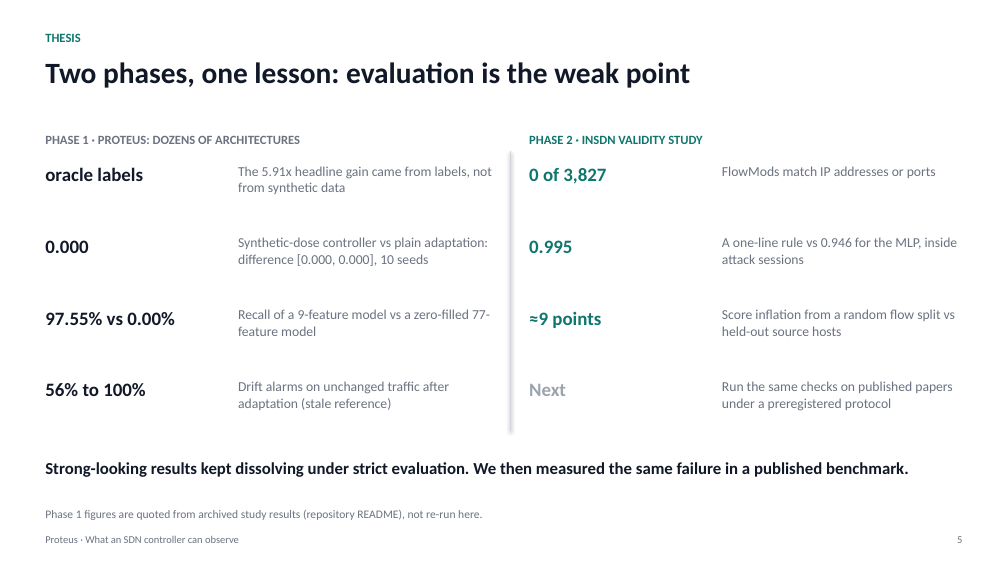
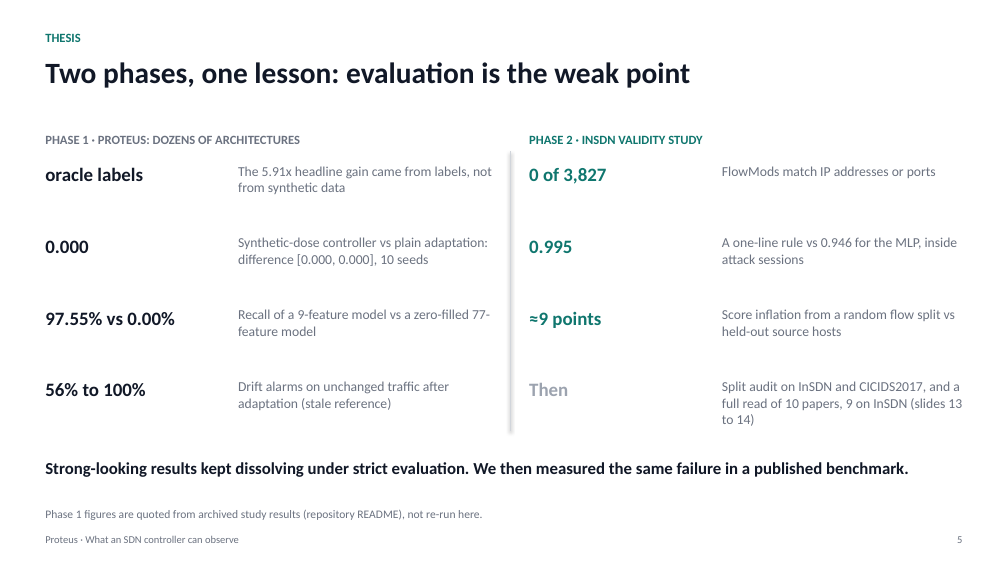
Before and after one commit to adhyan-jain/Proteus, a slide deck: slide 5 of research/insdn_controller/PRESENTATION.pptx. Drawn at 1008x567 pixels with LibreOffice and Linux fonts; fonts in the diff are those of the drawing. Boxes give left, top, right and bottom in pixels: in the first picture for what was removed or moved away, otherwise in the second. Text is boxed around its words. In the diff, an @@ line names an element or a change of style, - is before the commit and + after.

Commit message:
Deck: two-dataset split audit, published-paper protocol table, known-vs-new contributions (16 slides)

```diff
--- a/research/insdn_controller/PRESENTATION.pptx
+++ b/research/insdn_controller/PRESENTATION.pptx
@@ text at (529,383,568,396): text changed @@
-Next
+Then
@@ text at (722,381,962,426): text changed @@
-Run the same checks on published papers under a preregistered protocol
+Split audit on InSDN and CICIDS2017, and a full read of 10 papers, 9 on InSDN (slides 13 to 14)
```
Also in this commit, not shown: 1 other slide changed, 3 slides added, 2 slides removed, 1 other file.
